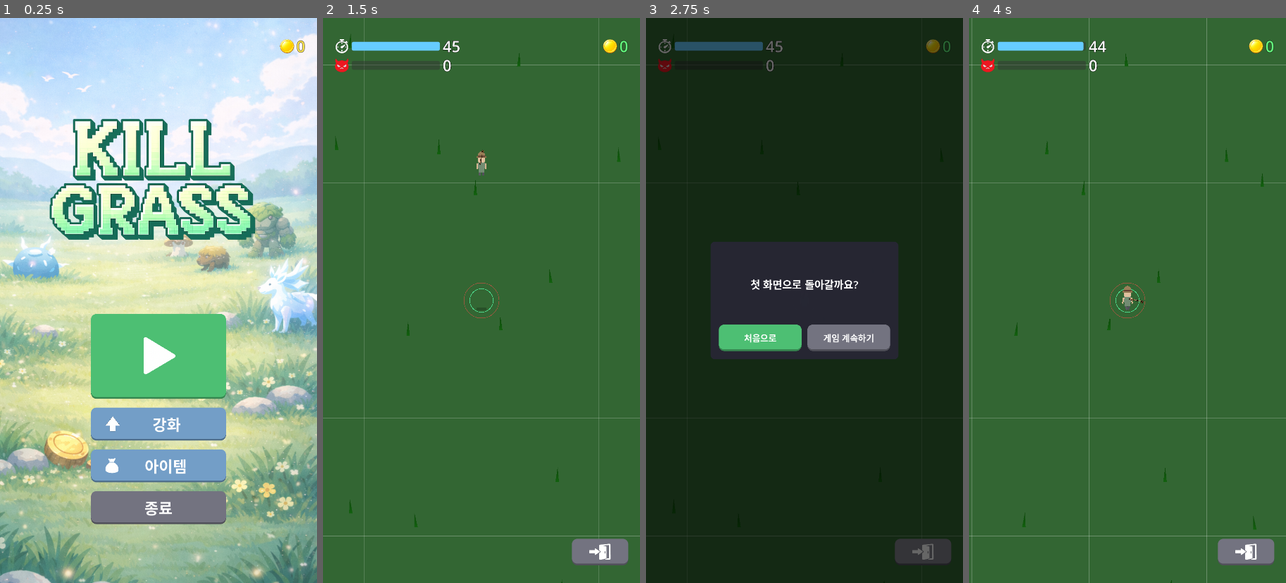
Above: before the commit, frames 1-4 (left to right).
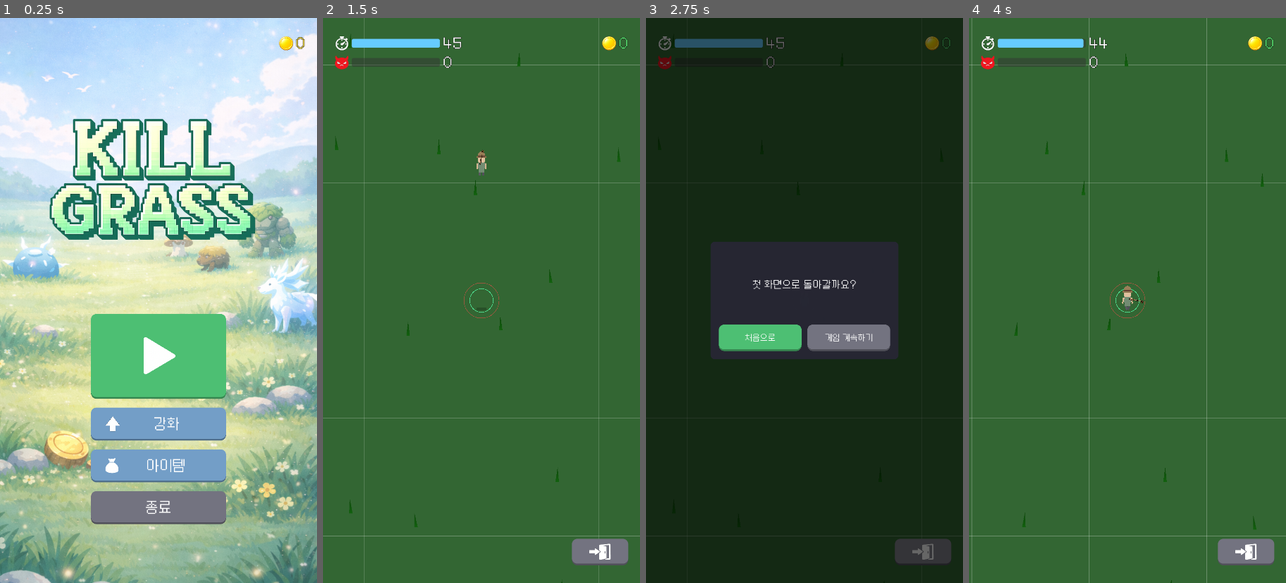
Above: after the commit, the same moments.

Repository: yellyB/game-kill_grass
Game: Godot game, scene res://scenes/ui/main_menu.tscn
Two runs of this game, one before a commit and one after it. Both use one fixed random seed, a clock stepped at 60 frames per second and the inputs below. Sound files missing from this copy of the repository are replaced by a short silence.
Inputs (mouse positions are in pixels of both pictures, inside the frame that each line leads up to):
- Up to frame 1 (0.25 s): no input
- Up to frame 2 (1.5 s): click (481, 357) at 0.5 s; click "게임 입장" at 1.25 s
- Up to frame 3 (2.75 s): click (921, 554) at 2 s
- Up to frame 4 (4 s): click "게임 계속하기" at 2.75 s; move the mouse to (1197, 272) at 3.52 s; hold D (move_right) from 3.53 s (still down); click (1197, 272) at 3.67 s

The runs differ from the first frame. In frame 1, 0.6% of the frame differs, in the area x 45-97%, y 3-89%; in frame 2, 1.0%; in frame 3, 1.2%, in the area x 3-96%, y 3-58%; in frame 4, 1.0%.

Commit message:
Add custom font (PF스타더스트 3.0) as project default theme
Co-Authored-By: Claude Opus 4.6 <noreply@anthropic.com>

Diff:
--- a/project.godot
+++ b/project.godot
@@ -67,6 +67,10 @@
 2d_physics/layer_3="items"
 2d_physics/layer_4="hittable"
 
+[gui]
+
+theme/custom="res://resources/font/default_theme.tres"
+
 [rendering]
 
 renderer/rendering_method="mobile"
--- /dev/null
+++ b/resources/font/default_theme.tres
@@ -0,0 +1,6 @@
+[gd_resource type="Theme" load_steps=2 format=3]
+
+[ext_resource type="FontFile" path="res://resources/font/PF스타더스트 3.0.ttf" id="1_font"]
+
+[resource]
+default_font = ExtResource("1_font")
Binary file added: resources/font/PF스타더스트 3.0.ttf
